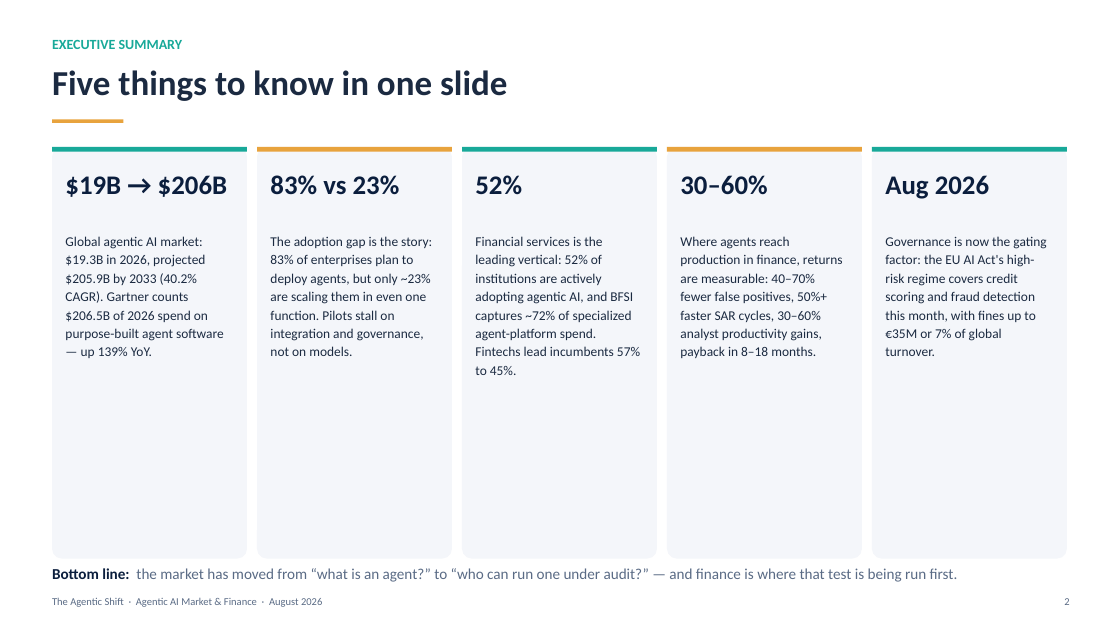
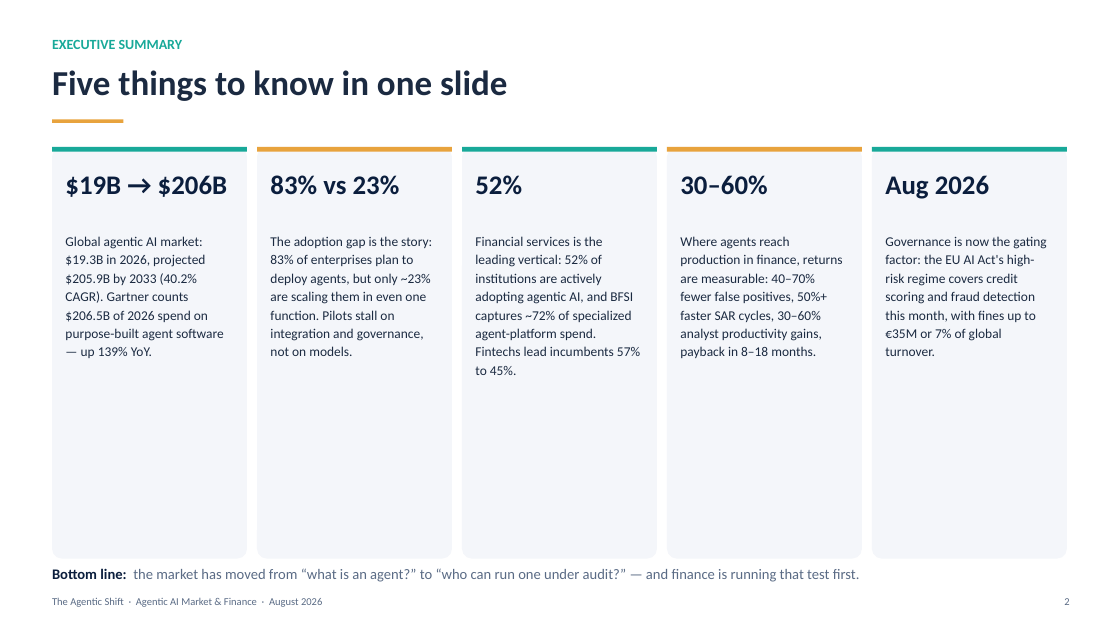
Before and after one commit to ms4674/Equity-research, a slide deck: slide 2 of agentic_ai_market_finance.pptx. Drawn at 1120x630 pixels with LibreOffice and Linux fonts; fonts in the diff are those of the drawing. Boxes give left, top, right and bottom in pixels: in the first picture for what was removed or moved away, otherwise in the second. Text is boxed around its words. In the diff, an @@ line names an element or a change of style, - is before the commit and + after.

```diff
--- a/agentic_ai_market_finance.pptx
+++ b/agentic_ai_market_finance.pptx
@@ text at [52, 568, 860, 582]: text changed; size 13 to 12.5 pt @@
-Bottom line: the market has moved from “what is an agent?” to “who can run one under audit?” — and finance is where that test is being run first.
+Bottom line: the market has moved from “what is an agent?” to “who can run one under audit?” — and finance is running that test first.
```
Also in this commit, not shown: 5 other slides changed, 1 other file.
